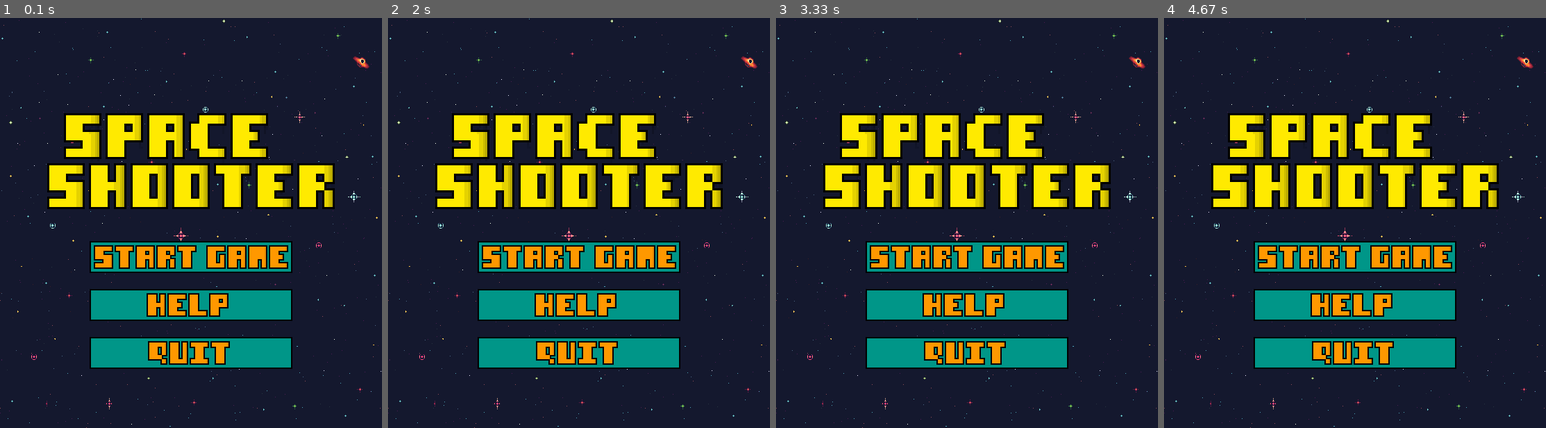
Above: before the commit, frames 1-4 (left to right).
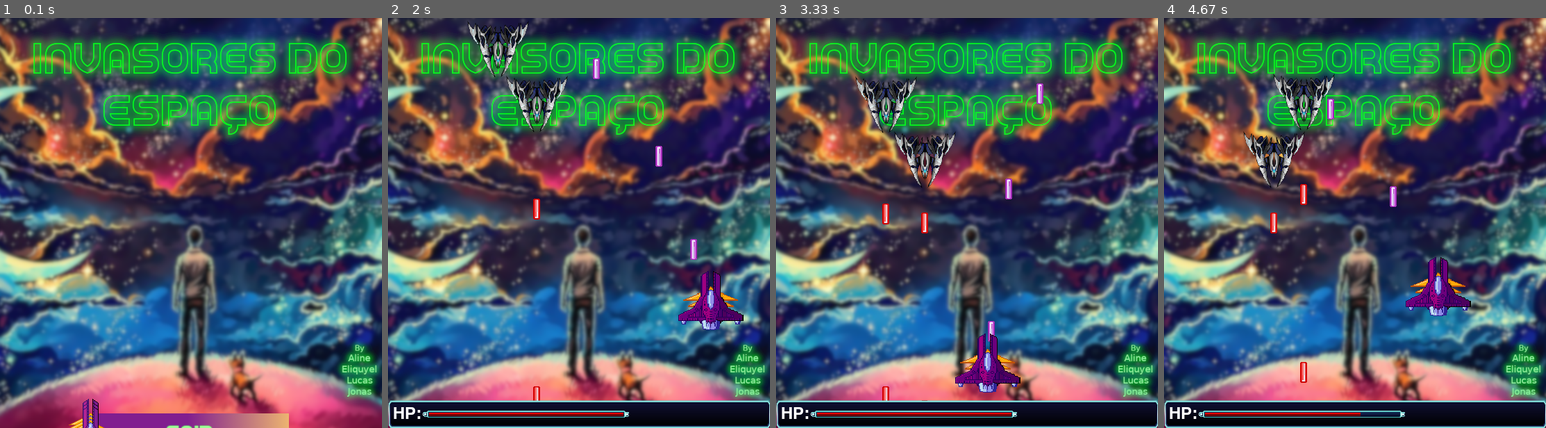
Above: after the commit, the same moments.

Repository: cjs-13/Projeto_pygame
Game: pygame game, started from main.py
Same seed, same stepped clock (60 frames per second), same inputs: the game is played once before the commit and once after it.
Inputs (mouse positions are in pixels of both pictures, inside the frame that each line leads up to):
- Up to frame 1 (0.1 s): no input
- Up to frame 2 (2 s): click (575, 182) at 0.38 s; tap U at 0.67, 1.98 s; hold Right 1-1.47 s; tap Space at 1.07, 1.37, 1.57, 1.9 s; hold Up 1.5-1.8 s; hold Right from 1.83 s (still down)
- Up to frame 3 (3.33 s): tap Space at 2.2, 2.4, 2.7, 2.97, 3.3 s; release Right at 2.3 s; hold Left 2.33-2.87 s; hold Down 2.9-3.2 s; hold Left from 3.23 s (still down)
- Up to frame 4 (4.67 s): tap U at 3.38 s; tap Space at 3.6, 3.73, 4.13, 4.43 s; release Left at 3.63 s; hold Up 3.67-4.03 s; hold Right from 4.07 s (still down)

The runs differ from the first frame. In frame 1, 90% of the frame differs, in the area x 0-100%, y 0-100%; in frame 2, 87%; in frame 3, 87%; in frame 4, 87%.

Commit message:
Modificação no menu principal e aumento no tamanho da imagem de fundo.

Diff:
--- a/main.py
+++ b/main.py
@@ -39,7 +39,14 @@
 for i in range(1, 4):
     MENU_OP.append(pygame.transform.scale(pygame.image.load(os.path.join("assets", f"menu ({i}).png")), (146 * UP_SCALE_MENU, 23 * UP_SCALE_MENU)))
 
-pygame.display.set_caption("Space Shooter")
+## Imagens da tela inicial
+BG = pygame.image.load(os.path.join("assets", "fundo.png"))
+B_INICIAR = pygame.image.load(os.path.join("assets", "iniciar.png"))
+B_AJUDA = pygame.image.load(os.path.join("assets", "ajuda.png"))
+B_SAIR = pygame.image.load(os.path.join("assets", "sair.png"))
+
+
+pygame.display.set_caption("__Invasores do Espaço__")
 pygame.display.set_icon(ICONE)
 
 # Classes
@@ -77,7 +84,7 @@
         if self.fora_tela():
             lasers.remove(self)
 
-    def colisaointerno(self, naves):
+    def colisaointerno(self, naves, lasers):
         for nave in naves:
             if nave.layer != self.damagetype and self.colisao(nave):
                 nave.hp -= 1
@@ -164,6 +171,7 @@
         self.mascara = pygame.mask.from_surface(self.nave_img)
         self.tipo = "Inimigo"
         self.firerate = 45
+        self.damagetype = 2
         self.laserhp[0] = 1
         self.laservel_x[0] = 0
         self.laservel_y[0] = 7
@@ -271,7 +279,7 @@
 
         for laser in lasers:
             laser.moverlaserinterno(lasers)
-            laser.colisaointerno(naves)
+            laser.colisaointerno(naves, lasers)
             laser.testevida(lasers)
             laser.drawinterno(TELA)
         for nave in naves:
@@ -280,8 +288,6 @@
             if nave.tipo == "Inimigo":
                 nave.mover_nave(inimigos_vel, nave, naves)
                 nave.atirarinterno(0, lasers)
-                if nave.y > ALTURA:
-                    nave.hp -= 1
             nave.draw(TELA)
 
         TELA.blit(BARRA_INF, (0, ALTURA))
@@ -291,31 +297,45 @@
         pygame.display.flip()
 
 def menu_principal():
-    logo_largura = LOGO.get_width()
-    logo_altura = LOGO.get_height()
-    start_largura = MENU_OP[0].get_width()
-    start_altura = MENU_OP[0].get_height()
+    B_INICIAR_largura = B_INICIAR.get_width()
+    B_INICIAR_altura = B_INICIAR.get_height()
+    largura_geral = LARGURA//2 - B_INICIAR_largura//2
+
+    altura_iniciar=ALTURA
+    altura_ajuda=ALTURA
+    altura_sair=ALTURA
 
     while True:
         RELOGIO.tick(FPS)
         TELA.blit(BG, (0, 0))
-        TELA.blit(LOGO, (LARGURA//2 - logo_largura//2, ALTURA//4))
-        for i in range(3):
-            TELA.blit(MENU_OP[i], (int(LARGURA//2 - start_largura//2), int(ALTURA//4 + logo_altura + start_altura + i*start_altura*(3/2))))
+
+        ## Animação na TELA inicial
+        if altura_iniciar > ALTURA//3:
+            altura_iniciar-=3
+        if altura_ajuda > ALTURA//2:
+            altura_ajuda-=2
+        if altura_sair > ALTURA//1.5:
+            altura_sair-=1
+        TELA.blit(B_INICIAR, (largura_geral, altura_iniciar))
+        TELA.blit(B_AJUDA, (largura_geral, altura_ajuda))
+        TELA.blit(B_SAIR, (largura_geral, altura_sair))
+
         for event in pygame.event.get():
             if event.type == pygame.QUIT:
                 pygame.quit()
                 exit()
-            if event.type == pygame.MOUSEBUTTONDOWN:
-                pos = pygame.mouse.get_pos()
-                if pos[0] >= (LARGURA//2 - start_largura//2) and pos[0] <= (LARGURA//2 + start_largura//2):
-                    if pos[1] >= ALTURA//4 + logo_altura + start_altura and pos[1] <= ALTURA//4 + logo_altura + start_altura + start_altura:
-                        main()
-                    elif pos[1] >= ALTURA//4 + logo_altura + start_altura + start_altura*(3/2) and pos[1] <= ALTURA//4 + logo_altura + 2*start_altura + start_altura*(3/2):
-                            pass
-                    elif pos[1] >= ALTURA//4 + logo_altura + start_altura + 2*start_altura*(3/2) and pos[1] <= ALTURA//4 + logo_altura + 2*start_altura + 2*start_altura*(3/2):
-                        pygame.quit()
-                        exit()
+            if event.type == pygame.MOUSEBUTTONDOWN: ## Monitora clique do mouse
+                x = pygame.mouse.get_pos()[0]
+                y = pygame.mouse.get_pos()[1]
+                if x > 123 and y > 220 and x <414 and y < 255:
+                    #print("Botão iniciar apertado")
+                    main()
+                if x > 123 and y > 313 and x <414 and y < 349:
+                    print("Botão ajuda apertado")
+                if x > 123 and y > 405 and x <414 and y < 436:
+                    #print("Botão sair apertado")
+                    pygame.quit()
+                    exit()
 
         pygame.display.flip()
 
Binary file changed: assets/fundo.png
